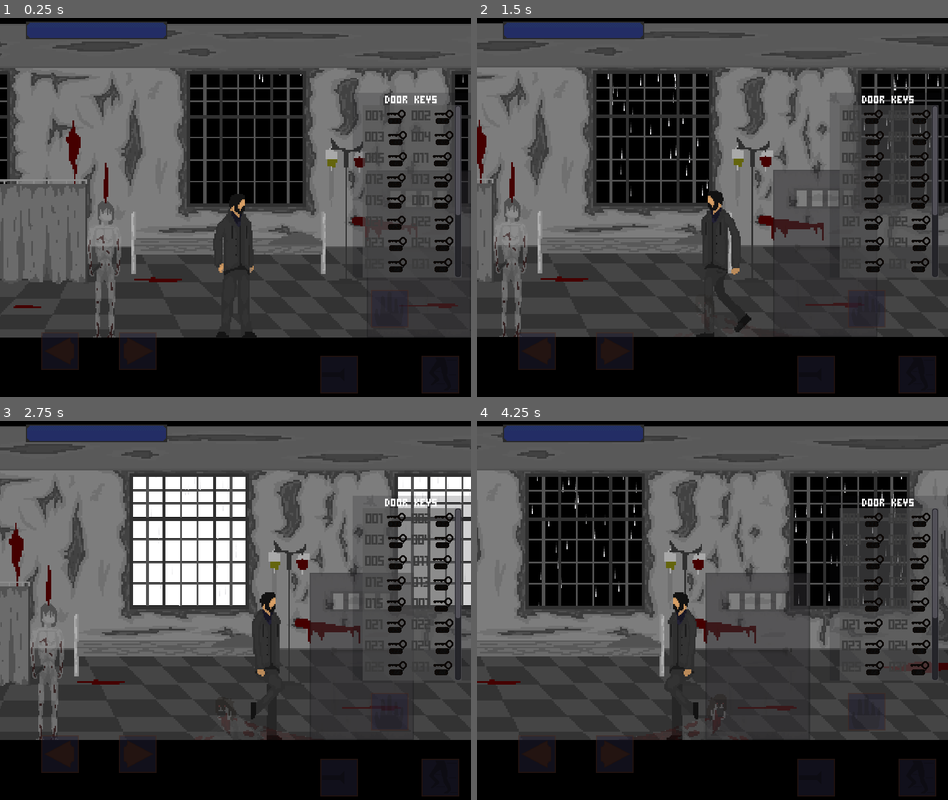
Above: before the commit, frames 1-4 (two rows, left to right).
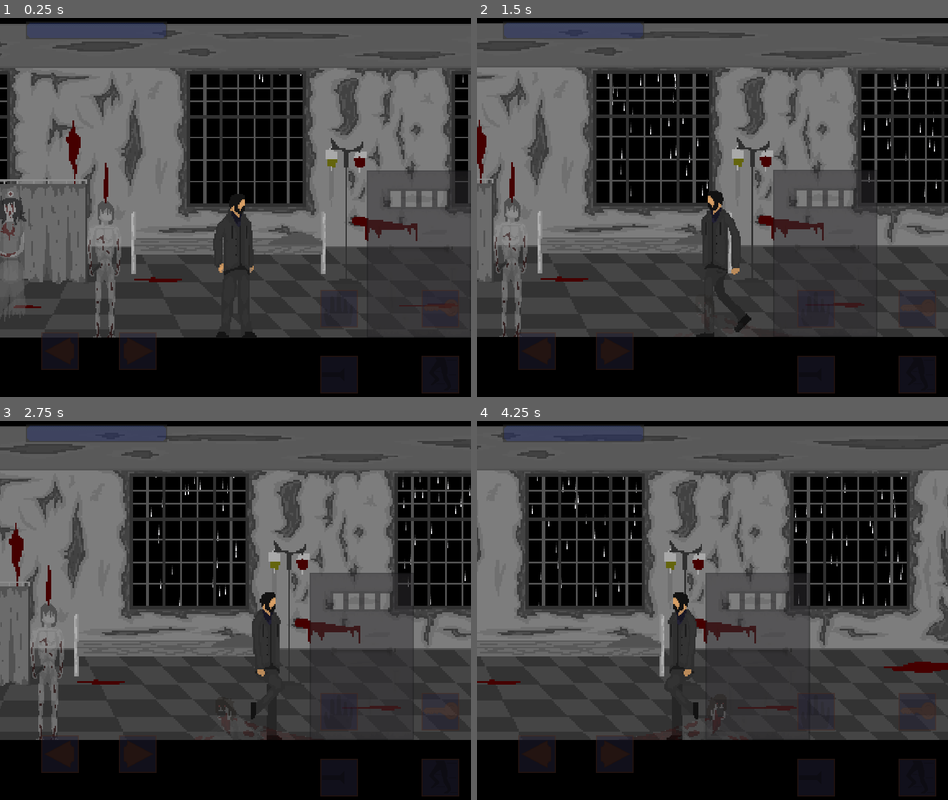
Above: after the commit, the same moments.

Repository: xXKrugerXx/PsychiatricHospital2D
Game: Godot game, scene res://Screens/Maps/Room023.tscn
Two runs of this game, one before a commit and one after it. Both use one fixed random seed, a clock stepped at 60 frames per second and the inputs below. This scene is started directly instead of the project's main scene.
Inputs:
- Up to frame 1 (0.25 s): no input
- Up to frame 2 (1.5 s): hold Right (ui_right) 0.53-1.28 s; hold Left (ui_left) from 1.28 s (still down)
- Up to frame 3 (2.75 s): release Left (ui_left) at 2.03 s; hold Right (ui_right) from 2.03 s (still down)
- Up to frame 4 (4.25 s): release Right (ui_right) at 3.53 s; hold Left (ui_left) from 3.53 s (still down)

The runs differ from the first frame. In frame 1, 6.4% of the frame differs, in the area x 0-98%, y 1-77%; in frame 2, 6.0%; in frame 3, 13%, in the area x 5-100%, y 1-69%; in frame 4, 6.8%.

Commit message:
kv3g

Diff:
--- a/Screens/HUDcharacter.tscn
+++ b/Screens/HUDcharacter.tscn
@@ -6,36 +6,38 @@
 [ext_resource path="res://Textures/touch/Right_Arrow_1.png" type="Texture" id=4]
 [ext_resource path="res://Textures/touch/Use_0.png" type="Texture" id=5]
 [ext_resource path="res://Textures/touch/Use_1.png" type="Texture" id=6]
-[ext_resource path="res://Textures/touch/Flashlight_0.png" type="Texture" id=7]
-[ext_resource path="res://Textures/touch/Run_0.png" type="Texture" id=8]
-[ext_resource path="res://Textures/touch/Run_1.png" type="Texture" id=9]
-[ext_resource path="res://Fonts/3572.ttf" type="DynamicFontData" id=10]
-[ext_resource path="res://Textures/keys/Key001.png" type="Texture" id=11]
-[ext_resource path="res://Textures/keys/Key002.png" type="Texture" id=12]
-[ext_resource path="res://Textures/keys/Key003.png" type="Texture" id=13]
-[ext_resource path="res://Textures/keys/Key004.png" type="Texture" id=14]
-[ext_resource path="res://Textures/keys/Key005.png" type="Texture" id=15]
-[ext_resource path="res://Textures/keys/Key011.png" type="Texture" id=16]
-[ext_resource path="res://Textures/keys/Key012.png" type="Texture" id=17]
-[ext_resource path="res://Textures/keys/Key013.png" type="Texture" id=18]
-[ext_resource path="res://Textures/keys/Key014.png" type="Texture" id=19]
-[ext_resource path="res://Textures/keys/Key015.png" type="Texture" id=20]
-[ext_resource path="res://Textures/keys/Key021.png" type="Texture" id=21]
-[ext_resource path="res://Textures/keys/Key022.png" type="Texture" id=22]
-[ext_resource path="res://Textures/keys/Key023.png" type="Texture" id=23]
-[ext_resource path="res://Textures/keys/Key024.png" type="Texture" id=24]
-[ext_resource path="res://Textures/keys/Key025.png" type="Texture" id=25]
-[ext_resource path="res://Textures/keys/Key031.png" type="Texture" id=26]
-[ext_resource path="res://Textures/keys/Key032.png" type="Texture" id=27]
-[ext_resource path="res://Textures/keys/Key033.png" type="Texture" id=28]
-[ext_resource path="res://Textures/keys/Key034.png" type="Texture" id=29]
-[ext_resource path="res://Textures/keys/Key035.png" type="Texture" id=30]
-[ext_resource path="res://Textures/keys/Key041.png" type="Texture" id=31]
-[ext_resource path="res://Textures/keys/Key042.png" type="Texture" id=32]
-[ext_resource path="res://Textures/keys/Key043.png" type="Texture" id=33]
-[ext_resource path="res://Textures/keys/Key044.png" type="Texture" id=34]
-[ext_resource path="res://Textures/keys/Key045.png" type="Texture" id=35]
-[ext_resource path="res://Screens/BarRun.tscn" type="PackedScene" id=36]
+[ext_resource path="res://Textures/touch/Key_Button1.png" type="Texture" id=7]
+[ext_resource path="res://Textures/touch/Key_Button2.png" type="Texture" id=8]
+[ext_resource path="res://Textures/touch/Flashlight_0.png" type="Texture" id=9]
+[ext_resource path="res://Textures/touch/Run_0.png" type="Texture" id=10]
+[ext_resource path="res://Textures/touch/Run_1.png" type="Texture" id=11]
+[ext_resource path="res://Fonts/3572.ttf" type="DynamicFontData" id=12]
+[ext_resource path="res://Textures/keys/Key001.png" type="Texture" id=13]
+[ext_resource path="res://Textures/keys/Key002.png" type="Texture" id=14]
+[ext_resource path="res://Textures/keys/Key003.png" type="Texture" id=15]
+[ext_resource path="res://Textures/keys/Key004.png" type="Texture" id=16]
+[ext_resource path="res://Textures/keys/Key005.png" type="Texture" id=17]
+[ext_resource path="res://Textures/keys/Key011.png" type="Texture" id=18]
+[ext_resource path="res://Textures/keys/Key012.png" type="Texture" id=19]
+[ext_resource path="res://Textures/keys/Key013.png" type="Texture" id=20]
+[ext_resource path="res://Textures/keys/Key014.png" type="Texture" id=21]
+[ext_resource path="res://Textures/keys/Key015.png" type="Texture" id=22]
+[ext_resource path="res://Textures/keys/Key021.png" type="Texture" id=23]
+[ext_resource path="res://Textures/keys/Key022.png" type="Texture" id=24]
+[ext_resource path="res://Textures/keys/Key023.png" type="Texture" id=25]
+[ext_resource path="res://Textures/keys/Key024.png" type="Texture" id=26]
+[ext_resource path="res://Textures/keys/Key025.png" type="Texture" id=27]
+[ext_resource path="res://Textures/keys/Key031.png" type="Texture" id=28]
+[ext_resource path="res://Textures/keys/Key032.png" type="Texture" id=29]
+[ext_resource path="res://Textures/keys/Key033.png" type="Texture" id=30]
+[ext_resource path="res://Textures/keys/Key034.png" type="Texture" id=31]
+[ext_resource path="res://Textures/keys/Key035.png" type="Texture" id=32]
+[ext_resource path="res://Textures/keys/Key041.png" type="Texture" id=33]
+[ext_resource path="res://Textures/keys/Key042.png" type="Texture" id=34]
+[ext_resource path="res://Textures/keys/Key043.png" type="Texture" id=35]
+[ext_resource path="res://Textures/keys/Key044.png" type="Texture" id=36]
+[ext_resource path="res://Textures/keys/Key045.png" type="Texture" id=37]
+[ext_resource path="res://Screens/BarRun.tscn" type="PackedScene" id=38]
 
 [sub_resource type="RectangleShape2D" id=1]
 extents = Vector2( 32, 32 )
@@ -122,15 +124,12 @@
 alignment = 2
 
 [node name="HBoxContainer2" type="HBoxContainer" parent="VBoxContainer"]
-editor/display_folded = true
 margin_right = 236.0
 margin_bottom = 64.0
 alignment = 1
 
 [node name="Pickup" type="Control" parent="VBoxContainer/HBoxContainer2"]
-editor/display_folded = true
-margin_left = 86.0
-margin_right = 150.0
+margin_right = 64.0
 margin_bottom = 64.0
 rect_min_size = Vector2( 64, 64 )
 
@@ -140,6 +139,24 @@
 shape = SubResource( 2 )
 action = "ui_pickup"
 
+[node name="Container" type="Container" parent="VBoxContainer/HBoxContainer2"]
+margin_left = 68.0
+margin_right = 168.0
+margin_bottom = 64.0
+rect_min_size = Vector2( 100, 0 )
+
+[node name="Keys" type="Control" parent="VBoxContainer/HBoxContainer2"]
+margin_left = 172.0
+margin_right = 236.0
+margin_bottom = 64.0
+rect_min_size = Vector2( 64, 64 )
+
+[node name="TSButtonhudKeys" type="TouchScreenButton" parent="VBoxContainer/HBoxContainer2/Keys"]
+normal = ExtResource( 7 )
+pressed = ExtResource( 8 )
+shape = SubResource( 2 )
+action = "ui_keys"
+
 [node name="Container" type="Container" parent="VBoxContainer"]
 margin_top = 68.0
 margin_right = 236.0
@@ -147,17 +164,19 @@
 rect_min_size = Vector2( 0, 40 )
 
 [node name="HBoxContainer" type="HBoxContainer" parent="VBoxContainer"]
+editor/display_folded = true
 margin_top = 112.0
 margin_right = 236.0
 margin_bottom = 176.0
 
 [node name="Flashlight" type="Control" parent="VBoxContainer/HBoxContainer"]
+editor/display_folded = true
 margin_right = 64.0
 margin_bottom = 64.0
 rect_min_size = Vector2( 64, 64 )
 
 [node name="TSButtonF" type="TouchScreenButton" parent="VBoxContainer/HBoxContainer/Flashlight"]
-normal = ExtResource( 7 )
+normal = ExtResource( 9 )
 shape = SubResource( 3 )
 action = "ui_flashlight"
 
@@ -168,30 +187,39 @@
 rect_min_size = Vector2( 100, 0 )
 
 [node name="run" type="Control" parent="VBoxContainer/HBoxContainer"]
+editor/display_folded = true
 margin_left = 172.0
 margin_right = 236.0
 margin_bottom = 64.0
 rect_min_size = Vector2( 64, 64 )
 
 [node name="TSButtonRun" type="TouchScreenButton" parent="VBoxContainer/HBoxContainer/run"]
-normal = ExtResource( 8 )
-pressed = ExtResource( 9 )
+normal = ExtResource( 10 )
+pressed = ExtResource( 11 )
 shape = SubResource( 4 )
 action = "ui_run"
 
 [node name="tablekeys" type="Control" parent="."]
+editor/display_folded = true
 anchor_left = 1.0
 anchor_top = 0.5
 anchor_right = 1.0
 anchor_bottom = 0.5
-margin_left = -201.0
-margin_top = -191.0
-margin_bottom = 123.0
+margin_left = 2.0
+margin_top = -241.0
+margin_right = 220.0
+margin_bottom = 73.0
 
 [node name="Panel" type="Panel" parent="tablekeys"]
 self_modulate = Color( 0.466667, 0.466667, 0.466667, 0.192157 )
-anchor_right = 1.0
-anchor_bottom = 1.0
+anchor_left = 0.5
+anchor_top = 0.5
+anchor_right = 0.5
+anchor_bottom = 0.5
+margin_left = -101.0
+margin_top = -157.0
+margin_right = 101.0
+margin_bottom = 157.0
 
 [node name="LabelKeys" type="Label" parent="tablekeys"]
 anchor_right = 1.0
@@ -894,15 +922,17 @@
 margin_left = 47.0
 margin_right = 79.0
 margin_bottom = 32.0
-texture = ExtResource( 35 )
-
-[node name="BarRun" parent="." instance=ExtResource( 36 )]
+texture = ExtResource( 37 )
+
+[node name="BarRun" parent="." instance=ExtResource( 38 )]
+modulate = Color( 1, 1, 1, 0.509804 )
 margin_left = 43.941
 margin_top = 27.651
 margin_right = 163.941
 margin_bottom = 42.651
 
 [node name="messageDoorKeys" type="Panel" parent="."]
+editor/display_folded = true
 self_modulate = Color( 0.466667, 0.466667, 0.466667, 0.192157 )
 anchor_left = 0.5
 anchor_right = 0.5
@@ -919,3 +949,5 @@
 valign = 1
 
 [node name="Tweenmessage" type="Tween" parent="messageDoorKeys"]
+
+[node name="Tweentablekeys" type="Tween" parent="."]
--- a/Screens/Maps/Room021.tscn
+++ b/Screens/Maps/Room021.tscn
@@ -1,12 +1,12 @@
-[gd_scene load_steps=6 format=2]
+[gd_scene load_steps=7 format=2]
 
 [ext_resource path="res://Screens/Maps/RoomMaster.tscn" type="PackedScene" id=1]
 [ext_resource path="res://Textures/flash lightning/021_01.png" type="Texture" id=2]
 [ext_resource path="res://Textures/flash lightning/021_00.png" type="Texture" id=3]
 [ext_resource path="res://Textures/maps/Room021.png" type="Texture" id=4]
+[ext_resource path="res://Screens/tv_sheet.tscn" type="PackedScene" id=5]
 
 [sub_resource type="SpriteFrames" id=1]
-
 animations = [ {
 "frames": [ ExtResource( 2 ), ExtResource( 3 ), ExtResource( 2 ), ExtResource( 2 ), ExtResource( 2 ), ExtResource( 2 ), …(326 unchanged characters)…
 "loop": true,
@@ -18,7 +18,15 @@
 
 [node name="ASpriteflashlighning" parent="." index="0"]
 frames = SubResource( 1 )
-frame = 7
+frame = 15
 
 [node name="Room" parent="." index="5"]
 texture = ExtResource( 4 )
+
+[node name="CanvasModulate" parent="." index="9"]
+visible = false
+
+[node name="tv_sheet" parent="." index="11" instance=ExtResource( 5 )]
+position = Vector2( 1262, 300 )
+scale = Vector2( 2.5, 2.5 )
+z_index = 3
--- a/Screens/Maps/Room023.tscn
+++ b/Screens/Maps/Room023.tscn
@@ -6,6 +6,7 @@
 [ext_resource path="res://Textures/maps/Room023.png" type="Texture" id=4]
 [ext_resource path="res://Screens/AreaDoorexit.tscn" type="PackedScene" id=5]
 [ext_resource path="res://Screens/enemies/enemy1.tscn" type="PackedScene" id=6]
+[ext_resource path="res://Screens/enemies/enemy2.tscn" type="PackedScene" id=7]
 
 [sub_resource type="SpriteFrames" id=1]
 animations = [ {
@@ -19,7 +20,7 @@
 
 [node name="ASpriteflashlighning" parent="." index="0"]
 frames = SubResource( 1 )
-frame = 7
+frame = 14
 
 [node name="Room" parent="." index="5"]
 texture = ExtResource( 4 )
@@ -45,3 +46,7 @@
 [node name="enemy1" parent="." index="12" instance=ExtResource( 6 )]
 position = Vector2( 1390.34, 317.221 )
 z_index = 5
+
+[node name="enemy2" parent="." index="13" instance=ExtResource( 7 )]
+position = Vector2( 822.634, 340.633 )
+z_index = 3
--- a/Screens/Maps/Room025.tscn
+++ b/Screens/Maps/Room025.tscn
@@ -1,12 +1,31 @@
-[gd_scene load_steps=3 format=2]
+[gd_scene load_steps=4 format=2]
 
 [ext_resource path="res://Screens/Maps/RoomMaster.tscn" type="PackedScene" id=1]
 [ext_resource path="res://Textures/maps/Room025.png" type="Texture" id=2]
+[ext_resource path="res://Screens/bath.tscn" type="PackedScene" id=3]
 
 [node name="Room025" index="0" instance=ExtResource( 1 )]
 
 [node name="ASpriteflashlighning" parent="." index="0"]
-frame = 8
+frame = 4
 
 [node name="Room" parent="." index="5"]
 texture = ExtResource( 2 )
+
+[node name="CanvasModulate" parent="." index="9"]
+visible = false
+
+[node name="bath" parent="." index="11" instance=ExtResource( 3 )]
+position = Vector2( 406.846, 286.532 )
+scale = Vector2( 2.5, 2.5 )
+z_index = 3
+
+[node name="bath2" parent="." index="12" instance=ExtResource( 3 )]
+position = Vector2( 1507.85, 330.532 )
+scale = Vector2( 2.5, 2.5 )
+z_index = 3
+
+[node name="bath3" parent="." index="13" instance=ExtResource( 3 )]
+position = Vector2( 977.846, 316.532 )
+scale = Vector2( 2.5, 2.5 )
+z_index = 3
--- a/Screens/Player.tscn
+++ b/Screens/Player.tscn
@@ -1,12 +1,12 @@
 [gd_scene load_steps=63 format=2]
 
 [ext_resource path="res://Scripts/Player.gd" type="Script" id=1]
-[ext_resource path="res://Textures/player/idle_5.png" type="Texture" id=2]
+[ext_resource path="res://Textures/player/idle_2.png" type="Texture" id=2]
 [ext_resource path="res://Textures/player/idle_0.png" type="Texture" id=3]
 [ext_resource path="res://Textures/player/idle_1.png" type="Texture" id=4]
-[ext_resource path="res://Textures/player/idle_2.png" type="Texture" id=5]
-[ext_resource path="res://Textures/player/idle_3.png" type="Texture" id=6]
-[ext_resource path="res://Textures/player/idle_4.png" type="Texture" id=7]
+[ext_resource path="res://Textures/player/idle_3.png" type="Texture" id=5]
+[ext_resource path="res://Textures/player/idle_4.png" type="Texture" id=6]
+[ext_resource path="res://Textures/player/idle_5.png" type="Texture" id=7]
 [ext_resource path="res://Textures/player/idle_flashlight_0.png" type="Texture" id=8]
 [ext_resource path="res://Textures/player/idle_flashlight_1.png" type="Texture" id=9]
 [ext_resource path="res://Textures/player/idle_flashlight_2.png" type="Texture" id=10]
--- /dev/null
+++ b/Screens/bath.tscn
@@ -0,0 +1,97 @@
+[gd_scene load_steps=5 format=2]
+
+[ext_resource path="res://Scripts/bath.gd" type="Script" id=1]
+[ext_resource path="res://Textures/bath/bath psychiatric hospital array anim.png" type="Texture" id=2]
+
+[sub_resource type="Animation" id=1]
+resource_name = "loop"
+length = 0.7
+loop = true
+tracks/0/type = "value"
+tracks/0/path = NodePath("Sprite:vframes")
+tracks/0/interp = 1
+tracks/0/loop_wrap = true
+tracks/0/imported = false
+tracks/0/enabled = true
+tracks/0/keys = {
+"times": PoolRealArray( 0 ),
+"transitions": PoolRealArray( 1 ),
+"update": 1,
+"values": [ 1 ]
+}
+tracks/1/type = "value"
+tracks/1/path = NodePath("Sprite:hframes")
+tracks/1/interp = 1
+tracks/1/loop_wrap = true
+tracks/1/imported = false
+tracks/1/enabled = true
+tracks/1/keys = {
+"times": PoolRealArray( 0 ),
+"transitions": PoolRealArray( 1 ),
+"update": 1,
+"values": [ 8 ]
+}
+tracks/2/type = "value"
+tracks/2/path = NodePath("Sprite:frame")
+tracks/2/interp = 1
+tracks/2/loop_wrap = true
+tracks/2/imported = false
+tracks/2/enabled = true
+tracks/2/keys = {
+"times": PoolRealArray( 0, 0.1, 0.2, 0.3, 0.4, 0.5, 0.6 ),
+"transitions": PoolRealArray( 1, 1, 1, 1, 1, 1, 1 ),
+"update": 1,
+"values": [ 1, 2, 3, 4, 5, 6, 7 ]
+}
+
+[sub_resource type="Animation" id=2]
+resource_name = "noloop"
+length = 0.1
+tracks/0/type = "value"
+tracks/0/path = NodePath("Sprite:vframes")
+tracks/0/interp = 1
+tracks/0/loop_wrap = true
+tracks/0/imported = false
+tracks/0/enabled = true
+tracks/0/keys = {
+"times": PoolRealArray( 0 ),
+"transitions": PoolRealArray( 1 ),
+"update": 1,
+"values": [ 1 ]
+}
+tracks/1/type = "value"
+tracks/1/path = NodePath("Sprite:hframes")
+tracks/1/interp = 1
+tracks/1/loop_wrap = true
+tracks/1/imported = false
+tracks/1/enabled = true
+tracks/1/keys = {
+"times": PoolRealArray( 0 ),
+"transitions": PoolRealArray( 1 ),
+"update": 1,
+"values": [ 8 ]
+}
+tracks/2/type = "value"
+tracks/2/path = NodePath("Sprite:frame")
+tracks/2/interp = 1
+tracks/2/loop_wrap = true
+tracks/2/imported = false
+tracks/2/enabled = true
+tracks/2/keys = {
+"times": PoolRealArray( 0 ),
+"transitions": PoolRealArray( 1 ),
+"update": 1,
+"values": [ 0 ]
+}
+
+[node name="bath" type="Node2D"]
+script = ExtResource( 1 )
+
+[node name="Sprite" type="Sprite" parent="."]
+texture = ExtResource( 2 )
+hframes = 8
+frame = 5
+
+[node name="AnimationPlayer" type="AnimationPlayer" parent="."]
+anims/loop = SubResource( 1 )
+anims/noloop = SubResource( 2 )
--- /dev/null
+++ b/Screens/enemies/enemy2.tscn
@@ -0,0 +1,139 @@
+[gd_scene load_steps=33 format=2]
+
+[ext_resource path="res://Scripts/enemy2.gd" type="Script" id=1]
+[ext_resource path="res://Textures/enemies/2/Ghost_4.png" type="Texture" id=2]
+[ext_resource path="res://Textures/enemies/2/Ghost_15.png" type="Texture" id=3]
+[ext_resource path="res://Textures/enemies/2/Ghost_16.png" type="Texture" id=4]
+[ext_resource path="res://Textures/enemies/2/Ghost_17.png" type="Texture" id=5]
+[ext_resource path="res://Textures/enemies/2/Ghost_18.png" type="Texture" id=6]
+[ext_resource path="res://Textures/enemies/2/Ghost_19.png" type="Texture" id=7]
+[ext_resource path="res://Textures/enemies/2/Ghost_20.png" type="Texture" id=8]
+[ext_resource path="res://Textures/enemies/2/Ghost_1.png" type="Texture" id=9]
+[ext_resource path="res://Textures/enemies/2/Ghost_2.png" type="Texture" id=10]
+[ext_resource path="res://Textures/enemies/2/Ghost_3.png" type="Texture" id=11]
+[ext_resource path="res://Textures/enemies/2/Ghost_5.png" type="Texture" id=12]
+[ext_resource path="res://Textures/enemies/2/Ghost_6.png" type="Texture" id=13]
+[ext_resource path="res://Textures/enemies/2/Ghost_7.png" type="Texture" id=14]
+[ext_resource path="res://Textures/enemies/2/Ghost_8.png" type="Texture" id=15]
+[ext_resource path="res://Textures/enemies/2/Ghost_9.png" type="Texture" id=16]
+[ext_resource path="res://Textures/enemies/2/Ghost_10.png" type="Texture" id=17]
+[ext_resource path="res://Textures/enemies/2/Ghost_11.png" type="Texture" id=18]
+[ext_resource path="res://Textures/enemies/2/Ghost_12.png" type="Texture" id=19]
+[ext_resource path="res://Textures/enemies/2/Ghost_13.png" type="Texture" id=20]
+[ext_resource path="res://Textures/enemies/2/Ghost_14.png" type="Texture" id=21]
+
+[sub_resource type="CapsuleShape2D" id=1]
+radius = 25.2498
+height = 182.023
+
+[sub_resource type="Animation" id=2]
+resource_name = "attack"
+length = 1.2
+tracks/0/type = "value"
+tracks/0/path = NodePath("Sprite:texture")
+tracks/0/interp = 1
+tracks/0/loop_wrap = true
+tracks/0/imported = false
+tracks/0/enabled = true
+tracks/0/keys = {
+"times": PoolRealArray( 0, 0.2, 0.4, 0.6, 0.8, 1 ),
+"transitions": PoolRealArray( 1, 1, 1, 1, 1, 1 ),
+"update": 1,
+"values": [ ExtResource( 3 ), ExtResource( 4 ), ExtResource( 5 ), ExtResource( 6 ), ExtResource( 7 ), ExtResource( 8 ) ]
+}
+
+[sub_resource type="Animation" id=4]
+resource_name = "idle"
+length = 1.6
+loop = true
+tracks/0/type = "value"
+tracks/0/path = NodePath("Sprite:texture")
+tracks/0/interp = 0
+tracks/0/loop_wrap = true
+tracks/0/imported = false
+tracks/0/enabled = true
+tracks/0/keys = {
+"times": PoolRealArray( 0, 0.2, 0.4, 0.6, 0.8, 1, 1.2, 1.4 ),
+"transitions": PoolRealArray( 1, 1, 1, 1, 1, 27.8576, 1, 1 ),
+"update": 1,
+"values": [ ExtResource( 9 ), ExtResource( 10 ), ExtResource( 11 ), ExtResource( 2 ), ExtResource( 12 ), ExtResource( 13 ), ExtResource( 14 ), ExtResource( 15 ) ]
+}
+
+[sub_resource type="Animation" id=3]
+resource_name = "walk"
+length = 1.2
+loop = true
+tracks/0/type = "value"
+tracks/0/path = NodePath("Sprite:texture")
+tracks/0/interp = 0
+tracks/0/loop_wrap = true
+tracks/0/imported = false
+tracks/0/enabled = true
+tracks/0/keys = {
+"times": PoolRealArray( 0, 0.2, 0.4, 0.6, 0.8, 1 ),
+"transitions": PoolRealArray( 1, 1, 1, 1, 1, 1 ),
+"update": 1,
+"values": [ ExtResource( 16 ), ExtResource( 17 ), ExtResource( 18 ), ExtResource( 19 ), ExtResource( 20 ), ExtResource( 21 ) ]
+}
+
+[sub_resource type="AnimationNodeOneShot" id=10]
+autorestart_random_delay = 0.232353
+
+[sub_resource type="AnimationNodeAnimation" id=11]
+animation = "attack"
+
+[sub_resource type="AnimationNodeAnimation" id=5]
+animation = "walk"
+
+[sub_resource type="AnimationNodeAnimation" id=6]
+animation = "idle"
+
+[sub_resource type="AnimationNodeAnimation" id=7]
+animation = "walk"
+
+[sub_resource type="AnimationNodeBlendSpace1D" id=8]
+blend_point_0/node = SubResource( 5 )
+blend_point_0/pos = -1.0
+blend_point_1/node = SubResource( 6 )
+blend_point_1/pos = 0.0
+blend_point_2/node = SubResource( 7 )
+blend_point_2/pos = 1.0
+
+[sub_resource type="AnimationNodeBlendTree" id=9]
+graph_offset = Vector2( 0, -19.25 )
+nodes/OneShotattack/node = SubResource( 10 )
+nodes/OneShotattack/position = Vector2( 460, 0 )
+nodes/attack/node = SubResource( 11 )
+nodes/attack/position = Vector2( 300, 100 )
+nodes/idle_walk/node = SubResource( 8 )
+nodes/idle_walk/position = Vector2( 60, 20 )
+nodes/output/position = Vector2( 820, 20 )
+node_connections = [ "output", 0, "OneShotattack", "OneShotattack", 0, "idle_walk", "OneShotattack", 1, "attack" ]
+
+[node name="enemy2" type="KinematicBody2D" groups=[
+"enemy",
+]]
+collision_layer = 8
+collision_mask = 2
+script = ExtResource( 1 )
+
+[node name="Sprite" type="Sprite" parent="."]
+self_modulate = Color( 1, 1, 1, 0.509804 )
+scale = Vector2( 1.8, 1.8 )
+texture = ExtResource( 2 )
+
+[node name="CollisionShape2D" type="CollisionShape2D" parent="."]
+position = Vector2( 0, 20 )
+shape = SubResource( 1 )
+
+[node name="AnimationPlayer" type="AnimationPlayer" parent="."]
+anims/attack = SubResource( 2 )
+anims/idle = SubResource( 4 )
+anims/walk = SubResource( 3 )
+
+[node name="AnimationTree" type="AnimationTree" parent="."]
+tree_root = SubResource( 9 )
+anim_player = NodePath("../AnimationPlayer")
+active = true
+parameters/OneShotattack/active = false
+parameters/idle_walk/blend_position = 0.0
--- /dev/null
+++ b/Screens/tv_sheet.tscn
@@ -0,0 +1,55 @@
+[gd_scene load_steps=3 format=2]
+
+[ext_resource path="res://Textures/tv_sheet/TV-sheet.png" type="Texture" id=1]
+
+[sub_resource type="Animation" id=1]
+resource_name = "loop"
+length = 0.5
+loop = true
+tracks/0/type = "value"
+tracks/0/path = NodePath("Sprite:hframes")
+tracks/0/interp = 1
+tracks/0/loop_wrap = true
+tracks/0/imported = false
+tracks/0/enabled = true
+tracks/0/keys = {
+"times": PoolRealArray( 0 ),
+"transitions": PoolRealArray( 1 ),
+"update": 1,
+"values": [ 6 ]
+}
+tracks/1/type = "value"
+tracks/1/path = NodePath("Sprite:vframes")
+tracks/1/interp = 1
+tracks/1/loop_wrap = true
+tracks/1/imported = false
+tracks/1/enabled = true
+tracks/1/keys = {
+"times": PoolRealArray( 0 ),
+"transitions": PoolRealArray( 1 ),
+"update": 1,
+"values": [ 1 ]
+}
+tracks/2/type = "value"
+tracks/2/path = NodePath("Sprite:frame")
+tracks/2/interp = 1
+tracks/2/loop_wrap = true
+tracks/2/imported = false
+tracks/2/enabled = true
+tracks/2/keys = {
+"times": PoolRealArray( 0, 0.1, 0.2, 0.3, 0.4 ),
+"transitions": PoolRealArray( 1, 1, 1, 1, 1 ),
+"update": 1,
+"values": [ 0, 1, 2, 3, 4 ]
+}
+
+[node name="tv_sheet" type="Node2D"]
+
+[node name="Sprite" type="Sprite" parent="."]
+texture = ExtResource( 1 )
+hframes = 6
+frame = 1
+
+[node name="AnimationPlayer" type="AnimationPlayer" parent="."]
+autoplay = "loop"
+anims/loop = SubResource( 1 )
--- a/Scripts/Player.gd
+++ b/Scripts/Player.gd
@@ -28,6 +28,8 @@
 var isactiverun : bool
 var ispickup : bool
 var ispickup_wait : bool
+var ishudkeys : bool
+var ishudkeyswait : bool
 
 func _ready():
 	indexspeed = 2
@@ -37,6 +39,8 @@
 	isflashlight = true
 	ispickup = false
 	ispickup_wait = true
+	ishudkeys = true
+	ishudkeyswait = true
 
 	###########HUD####################
 	Bar_run.value = s_globals.currentstamina
@@ -109,6 +113,9 @@
 		ispickup = false
 	if event.is_action_pressed("ui_flashlight"):
 		flashlight()
+
+	if event.is_action_pressed('ui_keys'):
+		hudkeyshow()
 
 
 func stamina_run(delta : float) -> void:
@@ -161,10 +168,10 @@
 		$HUDcharacter/VBoxContainer/HBoxContainer/Flashlight/TSButtonF.normal = tex_arr_flaslight[0]
 		lightning = 0
 
-func init(pos):
+func init(pos) -> void:
 	self.position = pos
 
-func messagenokey():
+func messagenokey() -> void:
 	$HUDcharacter/messageDoorKeys.show()
 	$HUDcharacter/messageDoorKeys/labelmessage.text = tr('No_keys')
 	$HUDcharacter/messageDoorKeys/Tweenmessage.interpolate_property($HUDcharacter/messageDoorKeys,
@@ -180,6 +187,29 @@
 	$HUDcharacter/messageDoorKeys/Tweenmessage.start()
 
 
+func hudkeyshow() -> void:
+	if ishudkeys == true and ishudkeyswait:
+		ishudkeys = false
+		ishudkeyswait = false
+		$HUDcharacter/Tweentablekeys.interpolate_property($HUDcharacter/tablekeys,
+						'rect_position',
+						Vector2(802,99),Vector2(582,99),
+						1.0,Tween.TRANS_SINE,Tween.EASE_IN_OUT)
+		$HUDcharacter/Tweentablekeys.start()
+		yield($HUDcharacter/Tweentablekeys,"tween_completed")
+		ishudkeyswait = true
+	elif ishudkeys == false and ishudkeyswait:
+		ishudkeys = true
+		ishudkeyswait = false
+		$HUDcharacter/Tweentablekeys.interpolate_property($HUDcharacter/tablekeys,
+						'rect_position',
+						Vector2(582,99),Vector2(802,99),
+						1.0,Tween.TRANS_SINE,Tween.EASE_IN_OUT)
+		$HUDcharacter/Tweentablekeys.start()
+		yield($HUDcharacter/Tweentablekeys,"tween_completed")
+		ishudkeyswait = true
+
+
 func death():
 #	self.queue_free()
 	print('player death')
--- /dev/null
+++ b/Scripts/bath.gd
@@ -0,0 +1,10 @@
+extends Node2D
+
+func _ready():
+	randomize()
+	var rindex = randi() % 2
+
+	if rindex == 1:
+		$AnimationPlayer.play('loop')
+	else:
+		$AnimationPlayer.play('noloop')
--- /dev/null
+++ b/Scripts/enemy2.gd
@@ -0,0 +1,27 @@
+extends KinematicBody2D
+
+export(int) var walk := 100
+
+var speed : float = 0
+var motion : Vector2
+
+var is_player : bool
+
+var playerx
+
+func _ready():
+	is_player = false
+
+
+func _physics_process(delta):
+	motion.y += 10
+
+
+
+
+
+
+
+
+	$AnimationTree['parameters/idle_walk/blend_position'] = motion.x
+	motion = move_and_slide(motion,Vector2(0,-1))
--- a/project.godot
+++ b/project.godot
@@ -65,6 +65,10 @@
 "deadzone": 0.5,
 "events": [  ]
 }
+ui_keys={
+"deadzone": 0.5,
+"events": [  ]
+}
 
 [input_devices]
 
Not shown: 27 places in Screens/HUDcharacter.tscn that only renumber resources
Not shown: 1 places in Screens/Maps/Room023.tscn that only renumber resources
Not shown: 1 places in Screens/Player.tscn that only renumber resources
